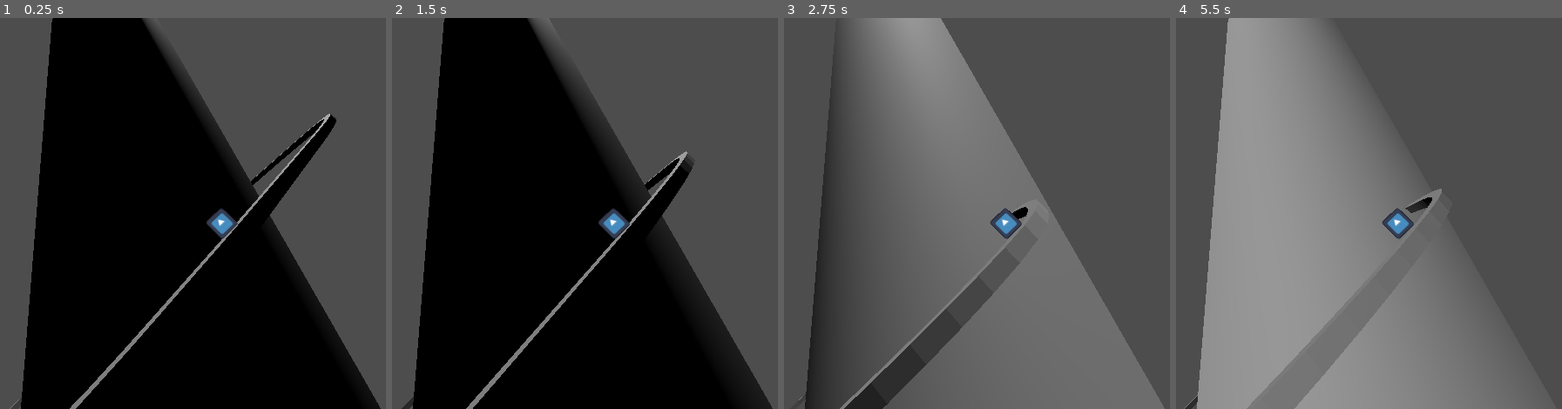
Above: before the commit, frames 1-4 (left to right).
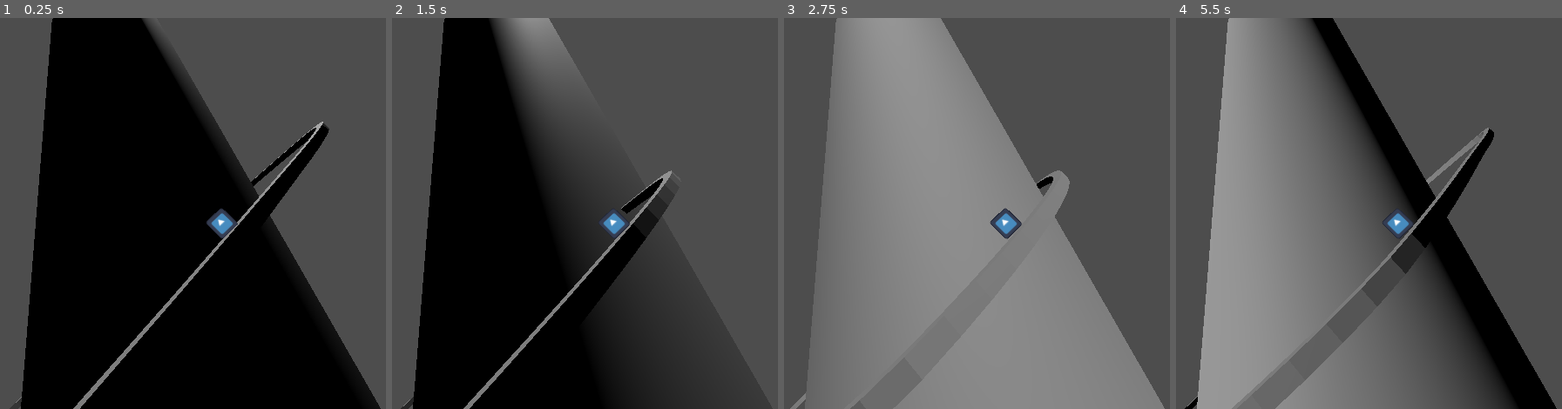
Above: after the commit, the same moments.

Repository: The-Breakfast-Gentlemen/godot-wild-jam-73
Game: Godot game, scene res://game.tscn
Same seed, same stepped clock (60 frames per second), same inputs: the game is played once before the commit and once after it. The project has no main scene, so this scene is started directly. The engine's default icon, where the game draws it, is replaced by a stand-in: a white triangle on a blue panel in a dark square.
Inputs:
- Up to frame 1 (0.25 s): no input
- Up to frame 2 (1.5 s): tap Enter (ui_accept) at 0.5, 0.6, 0.77, 1.07, 1.35 s
- Up to frame 3 (2.75 s): tap Enter (ui_accept) at 1.52, 1.82, 2.1 s
- Up to frame 4 (5.5 s): tap Enter (ui_accept) at 2.85, 3.02, 3.32, 3.6, 3.77, 4.07, 4.35, 4.52, 4.82, 5.1 s

The runs differ from the first frame. In frame 1, 0.7% of the frame differs, in the area x 2-88%, y 24-100%; in frame 2, 25%; in frame 3, 43%, in the area x 1-82%, y 0-100%; in frame 4, 39%.

Commit message:
Remove space to start

Diff:
--- a/game.tscn
+++ b/game.tscn
@@ -29,7 +29,7 @@
 update_scale = false
 
 [node name="CSGCylinder3D" type="CSGCylinder3D" parent="."]
-transform = Transform3D(3.11144, 2.41193e-05, 4.02828, 2.4795, 4.01151, -1.91518, -3.17477, 3.13303, 2.45216, 0.897385, 0.06, 1.2306)
+transform = Transform3D(3.11144, 2.4271e-05, 4.02828, 2.4795, 4.01151, -1.91518, -3.17477, 3.13302, 2.45216, 0.897388, 0.06, 1.2306)
 height = 4.04187
 
 [node name="DirectionalLight3D" type="DirectionalLight3D" parent="."]
--- a/player.gd
+++ b/player.gd
@@ -2,13 +2,5 @@
 
 @export var move_speed: float = 4.0;
 
-var moving: bool = false;
-
-func _process(delta: float) -> void:
-	if (Input.is_action_just_pressed('ui_accept')):
-		moving = true;
-
-
 func _physics_process(delta: float) -> void:
-	if (moving):
-		progress += move_speed * delta;
+	progress += move_speed * delta;
